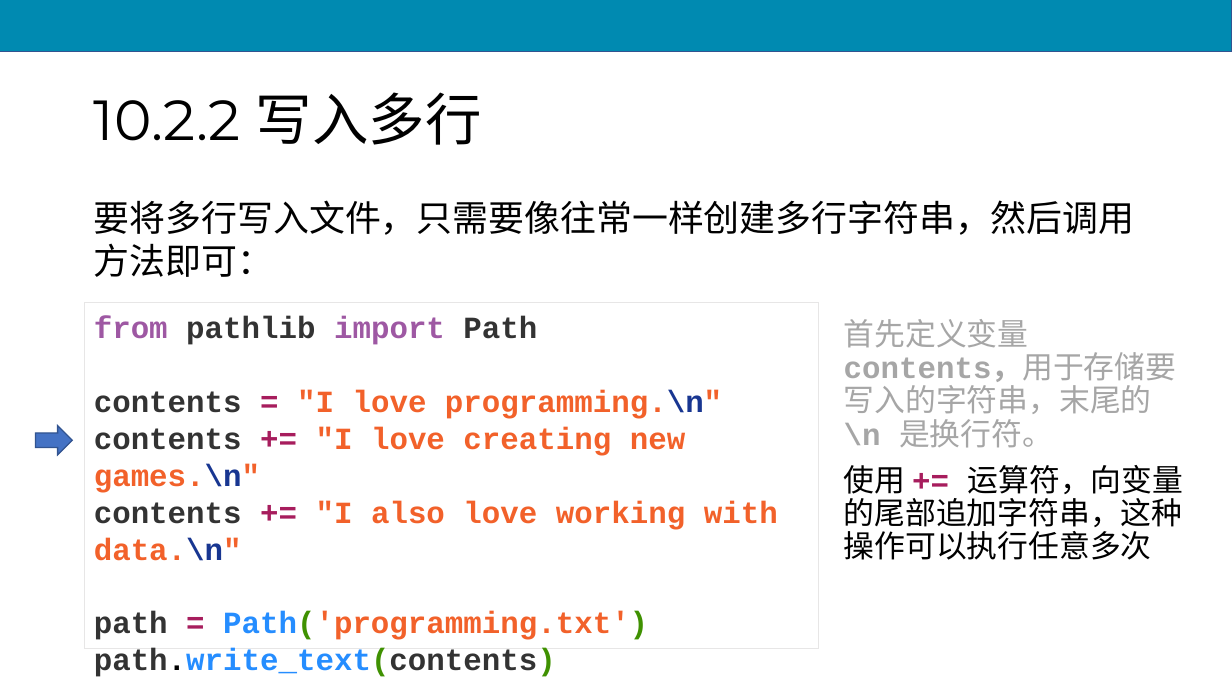
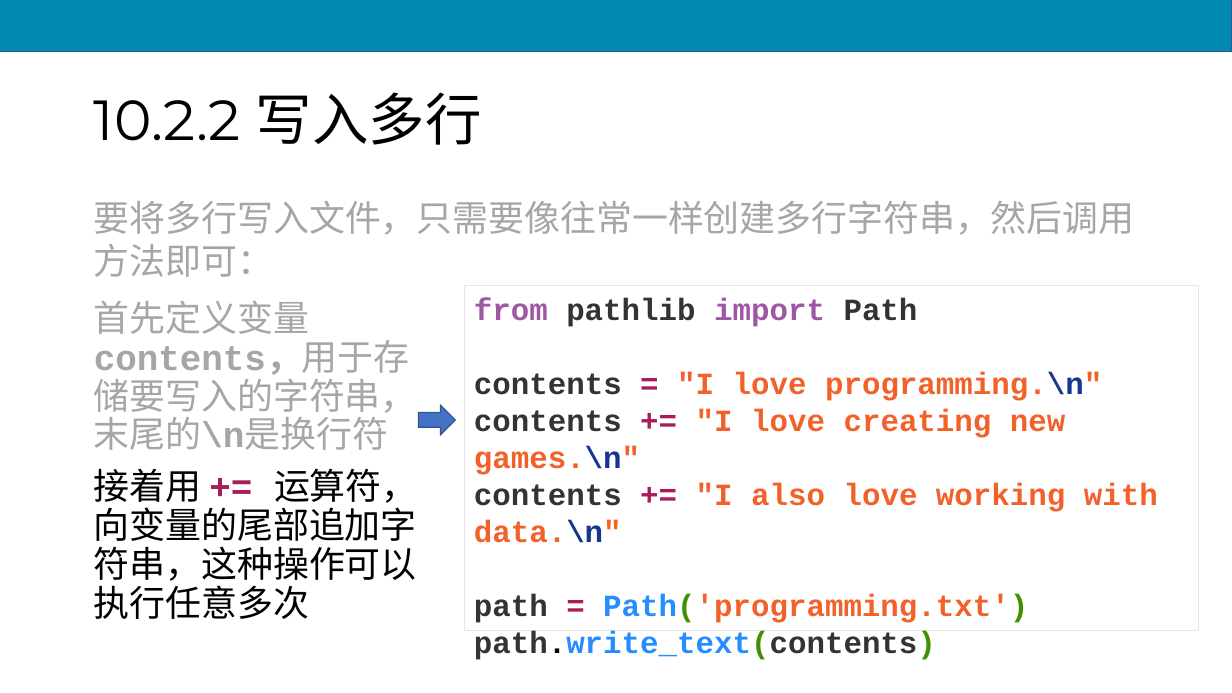
Before and after one commit to scruel/pcc_3e_slides, a slide deck: slide 46 of PPT/python10.pptx (slide 42 before the commit). Drawn at 1232x693 pixels with LibreOffice and Linux fonts; fonts in the diff are those of the drawing. Boxes give left, top, right and bottom in pixels: in the first picture for what was removed or moved away, otherwise in the second. Text is boxed around its words. In the diff, an @@ line names an element or a change of style, - is before the commit and + after.

```diff
--- a/PPT/python10.pptx
+++ b/PPT/python10.pptx
@@ text "要将多行写入文件，只需要像往常一样创建多行字符串，然后调用方法即可：" at [94, 201, 1135, 277]: text colour #000000 to #A6A6A6 @@
@@ rectangle "from pathlib import Path contents ...": place and size @@
-rectangle "from pathlib import Path contents ..." at [85, 303, 819, 649]
+rectangle "from pathlib import Path contents ..." at [465, 286, 1199, 631]
@@ text at [94, 301, 418, 619]: text changed; size 24 to 28 pt @@
-首先定义变量 contents，用于存储要写入的字符串，末尾的 \n 是换行符。
-使用 += 运算符，向变量的尾部追加字符串，这种操作可以执行任意多次
+首先定义变量 contents，用于存储要写入的字符串，末尾的\n是换行符
+接着用 += 运算符，向变量的尾部追加字符串，这种操作可以执行任意多次
@@ right arrow: place and size @@
-right arrow at [36, 426, 73, 456]
+right arrow at [419, 406, 456, 435]
```
Also in this commit, not shown: 22 other slides changed, 10 slides added, 11 other files.
